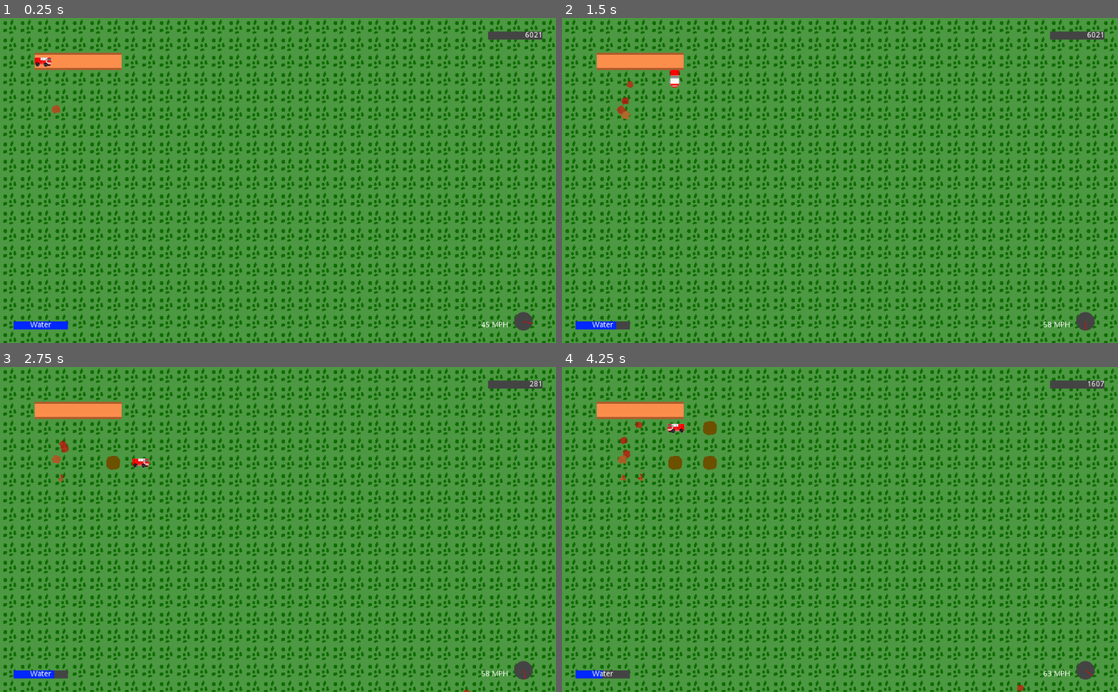
Above: before the commit, frames 1-4 (two rows, left to right).
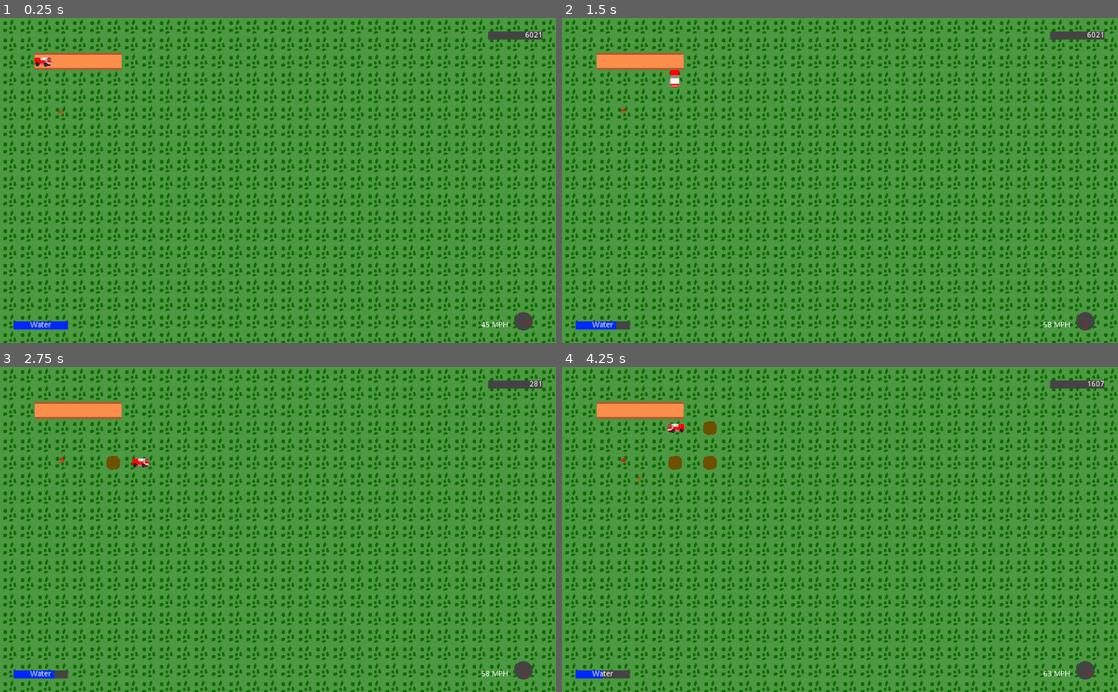
Above: after the commit, the same moments.

Repository: ConsoleCowboysInCyberspace/inferno
Game: Godot game, scene res://Scenes/main_level.tscn
Same seed, same stepped clock (60 frames per second), same inputs: the game is played once before the commit and once after it.
Inputs (mouse positions are in pixels of both pictures, inside the frame that each line leads up to):
- Up to frame 1 (0.25 s): no input
- Up to frame 2 (1.5 s): move the mouse to (962, 164) at 0.52 s; hold D (truck_right) 0.53-1.28 s; tap Space (dig_trench) at 0.6, 1.35 s; click (962, 164) at 0.67 s; move the mouse to (728, 196) at 1.27 s; hold S (truck_down) from 1.28 s (still down)
- Up to frame 3 (2.75 s): move the mouse to (333, 458) at 2.02 s; release S (truck_down) at 2.03 s; hold D (truck_right) from 2.03 s (still down); tap Space (dig_trench) at 2.1 s
- Up to frame 4 (4.25 s): move the mouse to (812, 594) at 2.77 s; release D (truck_right) at 2.78 s; hold W (truck_up) 2.78-3.53 s; tap Space (dig_trench) at 2.85, 3.6 s; click (812, 594) at 2.92 s; move the mouse to (1006, 578) at 3.52 s; hold A (truck_left) from 3.53 s (still down)

The runs differ from the first frame. In frame 1, less than 0.1% of the frame differs, in the area x 9-12%, y 26-31%; in frame 2, 0.1%; in frame 3, 0.1%; in frame 4, 0.2%, in the area x 10-84%, y 16-100%.

Commit message:
messed around with fire spread/resist for feelgood values

Diff:
--- a/scripts/Internal_Tile.gd
+++ b/scripts/Internal_Tile.gd
@@ -2,7 +2,7 @@
 class_name Internal_Tile
 
 enum TileType {EMPTY, TOWN, FOREST, WATER, ROAD, TRENCH}
-const maxFireLevel = 100
+const maxFireLevel = 400
 
 var pos: Vector2
 var fireLevel: int = 0
@@ -39,7 +39,7 @@
 			movementCost = 1
 			type = TileType.ROAD
 		"trench":
-			fireResistance = 7
+			fireResistance = 15
 			movementCost = 2
 			type = TileType.TRENCH
 
--- a/scripts/internal_tile_manager.gd
+++ b/scripts/internal_tile_manager.gd
@@ -108,7 +108,7 @@
 			neighbors.append(pos + potentialNeighbor)
 
 	var tileToBurn = neighbors[rand_range(0, len(neighbors))]
-	burnLevelsArr[tileToBurn.y][tileToBurn.x] += fireLevel/10.0
+	burnLevelsArr[tileToBurn.y][tileToBurn.x] += 2 * log(fireLevel)
 
 func _physics_process(delta):
 	if timeUntilNextFireSpread <= 0:
